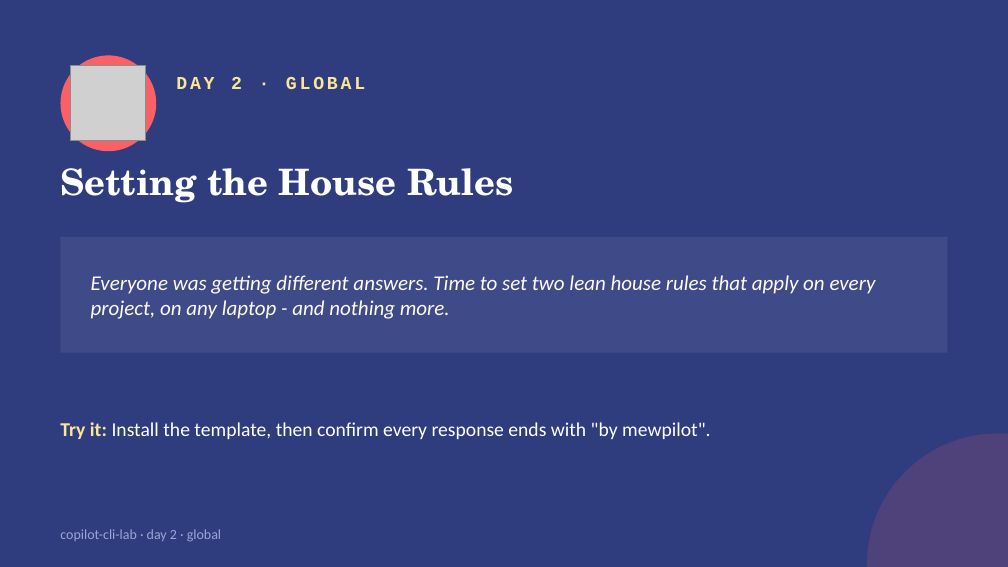
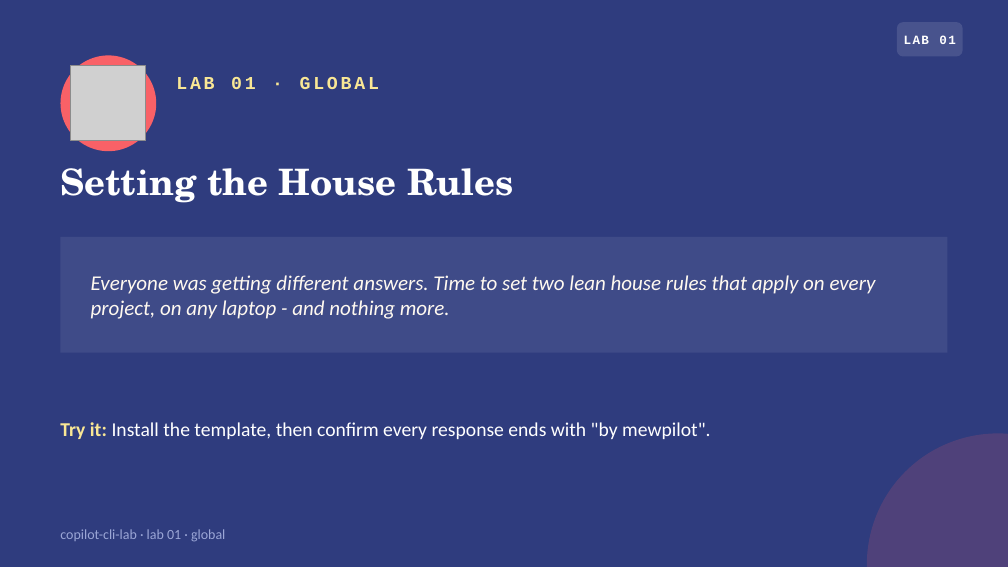
Before and after one commit to kandanai-leenutaphong-backup/copilot-cli-lab, a slide deck: slide 6 of slides/copilot-cli-lab.pptx (slide 5 before the commit). Drawn at 1008x567 pixels with LibreOffice and Linux fonts; fonts in the diff are those of the drawing; grey boxes stand for pictures. Boxes give left, top, right and bottom in pixels: in the first picture for what was removed or moved away, otherwise in the second. Text is boxed around its words. In the diff, an @@ line names an element or a change of style, - is before the commit and + after.

```diff
--- a/slides/copilot-cli-lab.pptx
+++ b/slides/copilot-cli-lab.pptx
@@ rounded rectangle added at (897, 22, 963, 56), fill #FFFFFF at 12% opacity @@
@@ text added at (904, 35, 956, 44), 9 pt, text #FFFFFF, bold @@
+LAB 01
@@ text at (176, 77, 379, 89): text changed @@
-DAY 2 · GLOBAL
+LAB 01 · GLOBAL
@@ text at (60, 529, 225, 541): text changed @@
-copilot-cli-lab · day 2 · global
+copilot-cli-lab · lab 01 · global
```
Also in this commit, not shown: 10 other slides changed, 9 slides added, 4 slides removed, 2 other files.
